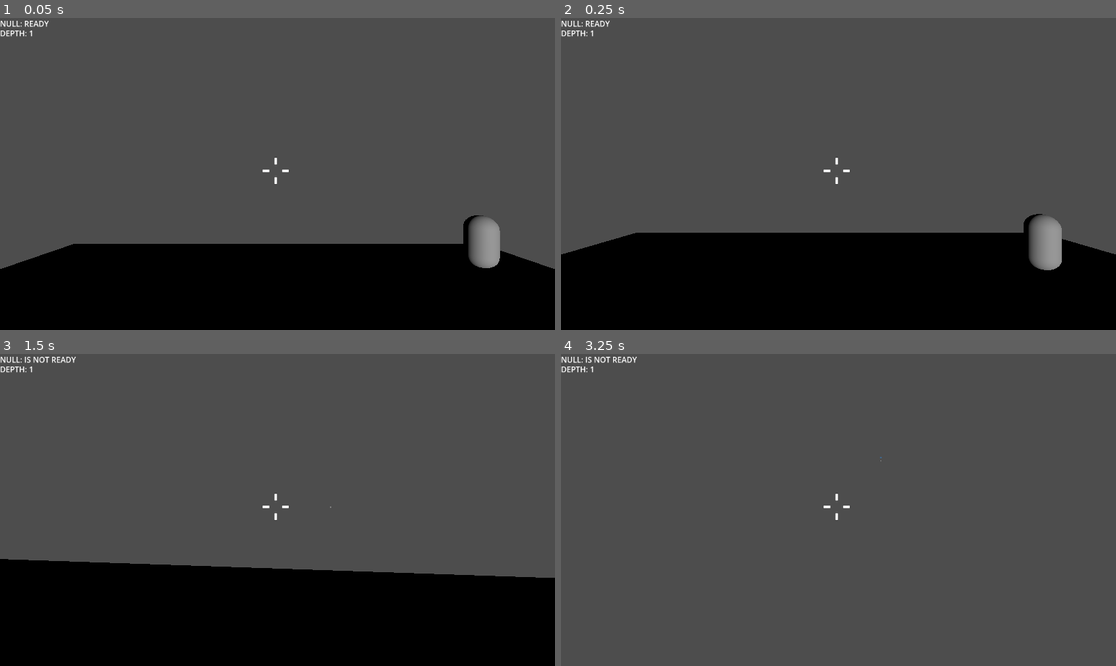
Above: before the commit, frames 1-4 (two rows, left to right).
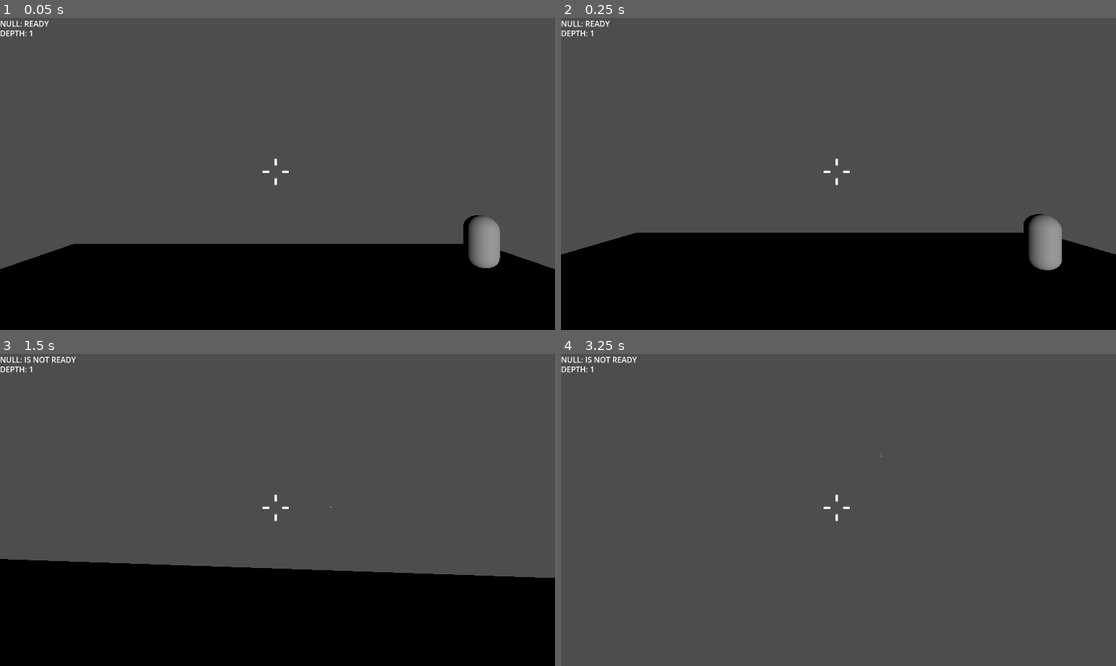
Above: after the commit, the same moments.

Repository: DanieleTrippodo/NULL_IS_NOT_READY_GODOT
Game: Godot game, scene res://Game/Main.tscn
Same seed, same stepped clock (60 frames per second), same inputs: the game is played once before the commit and once after it. The engine's default icon, where the game draws it, is replaced by a stand-in: a white triangle on a blue panel in a dark square.
Inputs (mouse positions are in pixels of both pictures, inside the frame that each line leads up to):
- Up to frame 1 (0.05 s): no input
- Up to frame 2 (0.25 s): no input
- Up to frame 3 (1.5 s): move the mouse to (305, 510) at 0.52 s; press the mouse at (305, 510) at 0.53 s; hold W (move_forward) from 0.53 s (still down); tap Space (jump) at 0.77, 0.8, 1.07, 1.35 s; move the mouse to (249, 510) at 1.27 s; release the mouse at (249, 510) at 1.28 s
- Up to frame 4 (3.25 s): keep holding W (move_forward); tap Space (jump) at 1.52, 1.82, 2.3, 3.02 s; click (810, 510) at 1.55 s; move the mouse to (849, 503) at 2.02 s; hold E (interact) 2.03-2.78 s; tap Enter at 2.75 s; move the mouse to (832, 516) at 2.77 s; click (832, 516) at 2.85 s

The runs differ from the first frame. In frame 1, less than 0.1% of the frame differs, in the area x 47-53%, y 44-54%; in frame 2, less than 0.1%; in frame 3, less than 0.1%; in frame 4, less than 0.1%, in the area x 47-58%, y 31-54%.

Commit message:
Prototype Update
aggiunti elementi rogue like.

Diff:
--- a/Enemies/turret.gd
+++ b/Enemies/turret.gd
@@ -12,6 +12,9 @@
 
 func set_bullet_scene(ps: PackedScene) -> void:
 	bullet_scene = ps
+
+func set_fire_interval(v: float) -> void:
+	fire_interval = v
 
 func _physics_process(delta: float) -> void:
 	if target == null or bullet_scene == null:
--- a/Game/Game.gd
+++ b/Game/Game.gd
@@ -21,7 +21,7 @@
 
 const PLAYER_SAFE_RADIUS: float = 4.0
 
-# raycast floor
+# Floor snap
 const FLOOR_RAY_UP: float = 10.0
 const FLOOR_RAY_DOWN: float = 50.0
 const FLOOR_EPS: float = 0.05
@@ -87,7 +87,7 @@
 	for c: Node in enemies_root.get_children():
 		c.queue_free()
 
-	# spawn points
+	# spawn points (Marker3D)
 	var spawns: Array[Marker3D] = []
 	if arena_instance.has_method("get_spawn_points"):
 		var pts: Array = arena_instance.get_spawn_points()
@@ -95,7 +95,7 @@
 			if s is Marker3D and (s as Marker3D).name != "PlayerSpawn":
 				spawns.append(s as Marker3D)
 
-	# fallback se non ci sono marker
+	# fallback
 	if spawns.is_empty():
 		spawns.append(_make_temp_marker(Vector3(-8, 0, -8)))
 		spawns.append(_make_temp_marker(Vector3( 8, 0, -8)))
@@ -118,7 +118,7 @@
 
 	var used_indices: Array[int] = []
 
-	# spawn chasers
+	# --- Chasers ---
 	for i: int in range(chasers):
 		var e := chaser_scene.instantiate() as Node3D
 		if e == null:
@@ -133,7 +133,7 @@
 		if e.has_method("set_target"):
 			e.set_target(player)
 
-	# spawn turrets
+	# --- Turrets ---
 	for j: int in range(turrets):
 		var t := turret_scene.instantiate() as Node3D
 		if t == null:
@@ -149,6 +149,14 @@
 			t.set_target(player)
 		if t.has_method("set_bullet_scene"):
 			t.set_bullet_scene(enemy_bullet_scene)
+
+		# Applica perk: turrets più lenti
+		if t.has_method("set_fire_interval"):
+			var base_interval: float = 1.6
+			var v: Variant = t.get("fire_interval")
+			if v != null:
+				base_interval = float(v)
+			t.set_fire_interval(base_interval * Run.turret_interval_mult)
 
 	# spawn player safe (dopo i nemici)
 	_place_player_safe(player, spawns)
@@ -166,7 +174,6 @@
 	return rng.randi_range(0, max_count - 1)
 
 func _place_player_safe(player: Node3D, spawns: Array[Marker3D]) -> void:
-	# prova PlayerSpawn se esiste
 	var ps := arena_instance.get_node_or_null("SpawnPoints/PlayerSpawn") as Marker3D
 	if ps != null and _is_position_safe(ps.global_position):
 		_place_body_on_floor(player, ps.global_position)
@@ -228,7 +235,6 @@
 func _compute_body_floor_offset_y(body: Node3D) -> float:
 	var cs: CollisionShape3D = _find_first_collision_shape(body)
 	if cs == null or cs.shape == null:
-		# fallback ragionevole
 		return 1.0 + FLOOR_EPS
 
 	var half_height: float = 0.5
@@ -247,11 +253,8 @@
 		var cyl := shape as CylinderShape3D
 		half_height = cyl.height * 0.5
 
-	# posizione della collision shape in coordinate locali del body (anche se annidata)
 	var cs_y_in_body: float = body.to_local(cs.global_position).y
 	var bottom_local: float = cs_y_in_body - half_height
-
-	# vogliamo che bottom_local arrivi a 0 (pavimento)
 	return -bottom_local + FLOOR_EPS
 
 func _find_first_collision_shape(root: Node) -> CollisionShape3D:
@@ -294,7 +297,7 @@
 
 	var player := player_root.get_child(0) as Node3D
 	var dist: float = player.global_position.distance_to(null_instance.global_position)
-	if dist > 2.0:
+	if dist > Run.pickup_radius:
 		return
 
 	if null_instance.has_method("pickup"):
@@ -315,6 +318,11 @@
 
 	if enemies_alive <= 0:
 		Run.depth += 1
+
+		# PERK random a fine wave
+		Run.grant_random_perk(rng)
+		Signals.perk_granted.emit(Run.last_perk_title, Run.last_perk_desc)
+
 		Signals.depth_changed.emit(Run.depth)
 		_spawn_wave()
 
--- a/Game/Run.gd
+++ b/Game/Run.gd
@@ -1,8 +1,125 @@
+# res://Game/Run.gd
 extends Node
 
 var depth: int = 1
 var null_ready: bool = true
 
+# --- perk state ---
+var null_bounces: int = 0
+var pickup_radius: float = 2.0
+
+var move_speed_mult: float = 1.0
+
+var jump_enabled: bool = false
+var jump_velocity: float = 7.0
+var air_speed_mult: float = 1.0
+
+var flight_time_left: float = 0.0
+
+var turret_interval_mult: float = 1.0
+
+# ultimo perk ottenuto (per HUD)
+var last_perk_title: String = ""
+var last_perk_desc: String = ""
+
+# pool (stringhe per evitare Variant)
+var perk_pool: Array[String] = [
+	"NULL_BOUNCE",
+	"JUMP_UNLOCK",
+	"LONG_JUMP",
+	"FLIGHT_BURST",
+	"MAGNET_PICKUP",
+	"SPRINT",
+	"SLOW_TURRETS"
+]
+
 func reset() -> void:
 	depth = 1
 	null_ready = true
+
+	null_bounces = 0
+	pickup_radius = 2.0
+
+	move_speed_mult = 1.0
+
+	jump_enabled = false
+	jump_velocity = 7.0
+	air_speed_mult = 1.0
+
+	flight_time_left = 0.0
+
+	turret_interval_mult = 1.0
+
+	last_perk_title = ""
+	last_perk_desc = ""
+
+func grant_random_perk(rng: RandomNumberGenerator) -> void:
+	# prova più volte finché non trova un perk “utile”
+	for _i: int in range(20):
+		var id: String = perk_pool[rng.randi_range(0, perk_pool.size() - 1)]
+		if _can_take(id):
+			_apply(id)
+			return
+
+	# fallback
+	_apply("NULL_BOUNCE")
+
+func _can_take(id: String) -> bool:
+	match id:
+		"JUMP_UNLOCK":
+			return not jump_enabled
+		"NULL_BOUNCE":
+			return null_bounces < 3
+		"LONG_JUMP":
+			return air_speed_mult < 2.0
+		"MAGNET_PICKUP":
+			return pickup_radius < 6.0
+		"SPRINT":
+			return move_speed_mult < 2.0
+		"SLOW_TURRETS":
+			return turret_interval_mult < 2.0
+		"FLIGHT_BURST":
+			return true
+		_:
+			return true
+
+func _apply(id: String) -> void:
+	match id:
+		"NULL_BOUNCE":
+			null_bounces = min(null_bounces + 1, 3)
+			last_perk_title = "NULL BOUNCE +1"
+			last_perk_desc = "Il proiettile rimbalza +1 volta (max 3)."
+
+		"JUMP_UNLOCK":
+			jump_enabled = true
+			last_perk_title = "JUMP UNLOCK"
+			last_perk_desc = "Ora puoi saltare."
+
+		"LONG_JUMP":
+			air_speed_mult = min(air_speed_mult + 0.25, 2.0)
+			last_perk_title = "LONG JUMP"
+			last_perk_desc = "Velocità in aria +25% (stackabile)."
+
+		"FLIGHT_BURST":
+			flight_time_left += 3.0
+			last_perk_title = "FLIGHT BURST"
+			last_perk_desc = "+3s di volo (si somma)."
+
+		"MAGNET_PICKUP":
+			pickup_radius = min(pickup_radius + 1.0, 6.0)
+			last_perk_title = "MAGNET PICKUP"
+			last_perk_desc = "Raggio pickup +1m (max 6m)."
+
+		"SPRINT":
+			move_speed_mult = min(move_speed_mult + 0.15, 2.0)
+			last_perk_title = "SPRINT"
+			last_perk_desc = "Velocità movimento +15% (stackabile)."
+
+		"SLOW_TURRETS":
+			turret_interval_mult = min(turret_interval_mult + 0.15, 2.0)
+			last_perk_title = "SLOW TURRETS"
+			last_perk_desc = "Turret più lenti (+15% intervallo)."
+
+		_:
+			last_perk_title = "UNKNOWN"
+			last_perk_desc = "Perk non definito."
--- a/Game/Signals.gd
+++ b/Game/Signals.gd
@@ -9,3 +9,5 @@
 
 signal request_shoot(origin: Vector3, direction: Vector3)
 signal request_pickup
+
+signal perk_granted(title: String, description: String)
--- a/Player/player.gd
+++ b/Player/player.gd
@@ -1,14 +1,19 @@
+# res://Player/Player.gd
 extends CharacterBody3D
 
 @onready var head: Node3D = $Head
 @onready var camera: Camera3D = $Head/Camera
-@onready var shoot_ray: RayCast3D = $Head/ShootRay
 
-var yaw := 0.0
-var pitch := 0.0
+var yaw: float = 0.0
+var pitch: float = 0.0
+
+const GRAVITY: float = 20.0
+var has_fly_down: bool = false
 
 func _ready() -> void:
 	Input.set_mouse_mode(Input.MOUSE_MODE_CAPTURED)
+	set_process_unhandled_input(true)
+	has_fly_down = InputMap.has_action("fly_down")
 
 func _unhandled_input(event: InputEvent) -> void:
 	if event is InputEventMouseMotion and Input.get_mouse_mode() == Input.MOUSE_MODE_CAPTURED:
@@ -30,29 +35,51 @@
 		Signals.request_pickup.emit()
 
 func _physics_process(delta: float) -> void:
+	# input movimento
 	var input_dir := Vector3.ZERO
 	if Input.is_action_pressed("move_forward"):
-		input_dir.z -= 1
+		input_dir.z -= 1.0
 	if Input.is_action_pressed("move_back"):
-		input_dir.z += 1
+		input_dir.z += 1.0
 	if Input.is_action_pressed("move_left"):
-		input_dir.x -= 1
+		input_dir.x -= 1.0
 	if Input.is_action_pressed("move_right"):
-		input_dir.x += 1
-
+		input_dir.x += 1.0
 	input_dir = input_dir.normalized()
 
 	var dir := (transform.basis * input_dir)
-	dir.y = 0
+	dir.y = 0.0
 	dir = dir.normalized()
 
-	velocity.x = dir.x * Constants.PLAYER_SPEED
-	velocity.z = dir.z * Constants.PLAYER_SPEED
+	# speed con perk
+	var speed: float = Constants.PLAYER_SPEED * Run.move_speed_mult
+	if not is_on_floor():
+		speed *= Run.air_speed_mult
 
-	# gravità base
-	if not is_on_floor():
-		velocity.y -= 20.0 * delta
+	velocity.x = dir.x * speed
+	velocity.z = dir.z * speed
+
+	# flight / gravity / jump
+	var flying: bool = Run.flight_time_left > 0.0
+
+	if flying:
+		Run.flight_time_left = max(Run.flight_time_left - delta, 0.0)
+
+		var vy: float = 0.0
+		if Input.is_action_pressed("jump"):
+			vy = Run.jump_velocity
+		elif has_fly_down and Input.is_action_pressed("fly_down"):
+			vy = -Run.jump_velocity
+		velocity.y = vy
+
 	else:
-		velocity.y = 0.0
+		if is_on_floor():
+			# salto sbloccato: qui NON verrà sovrascritto
+			if Run.jump_enabled and Input.is_action_just_pressed("jump"):
+				velocity.y = Run.jump_velocity
+			else:
+				velocity.y = -1.0
+		else:
+			velocity.y -= GRAVITY * delta
 
 	move_and_slide()
--- a/UI/hud.gd
+++ b/UI/hud.gd
@@ -7,17 +7,28 @@
 @onready var crosshair: Control = $Crosshair
 @onready var crosshair_tex: TextureRect = $Crosshair/CrosshairTex
 
+@onready var perk_label: Label = $PerkLabel
+@onready var perk_timer: Timer = $PerkTimer
+
 var base_size: Vector2 = Vector2(18, 18)
 var not_ready_size: Vector2 = Vector2(10, 10)
 
 func _ready() -> void:
+	# consigliato: HUD non deve “mangiare” input mouse
+	mouse_filter = Control.MOUSE_FILTER_IGNORE
+
 	Signals.null_ready_changed.connect(_on_null_ready_changed)
 	Signals.depth_changed.connect(_on_depth_changed)
+	Signals.perk_granted.connect(_on_perk_granted)
+
+	perk_timer.timeout.connect(_on_perk_timeout)
+
 	_update_all()
 
 func _update_all() -> void:
 	_on_null_ready_changed(Run.null_ready)
 	_on_depth_changed(Run.depth)
+	perk_label.visible = false
 
 func _on_null_ready_changed(is_ready: bool) -> void:
 	status_label.text = "NULL: READY" if is_ready else "NULL: IS NOT READY"
@@ -26,6 +37,16 @@
 func _on_depth_changed(d: int) -> void:
 	depth_label.text = "DEPTH: %d" % d
 
+# ---- Perk popup ----
+func _on_perk_granted(title: String, description: String) -> void:
+	perk_label.text = "%s\n%s" % [title, description]
+	perk_label.visible = true
+	perk_timer.start() # usa Wait Time impostato nel Timer
+
+func _on_perk_timeout() -> void:
+	perk_label.visible = false
+
+# ---- Crosshair API ----
 func _set_crosshair_ready(is_ready: bool) -> void:
 	var crosshair_size := base_size if is_ready else not_ready_size
 	_set_crosshair_size(crosshair_size)
--- a/UI/hud.tscn
+++ b/UI/hud.tscn
@@ -43,11 +43,31 @@
 anchor_right = 0.5
 anchor_bottom = 0.5
 offset_left = -33.5
-offset_top = -36.0
+offset_top = -34.0
 offset_right = 33.5
-offset_bottom = 36.0
+offset_bottom = 38.0
 grow_horizontal = 2
 grow_vertical = 2
 mouse_filter = 2
 texture = ExtResource("2_bytes")
 stretch_mode = 4
+
+[node name="PerkLabel" type="Label" parent="."]
+visible = false
+layout_mode = 1
+anchors_preset = 5
+anchor_left = 0.5
+anchor_right = 0.5
+offset_left = -250.0
+offset_top = 60.0
+offset_right = 250.0
+offset_bottom = 83.0
+grow_horizontal = 2
+theme_override_font_sizes/font_size = 16
+horizontal_alignment = 1
+vertical_alignment = 1
+autowrap_mode = 1
+
+[node name="PerkTimer" type="Timer" parent="."]
+wait_time = 2.5
+one_shot = true
--- a/Weapons/null_projectile.gd
+++ b/Weapons/null_projectile.gd
@@ -10,8 +10,7 @@
 var traveled: float = 0.0
 var t: float = 0.0
 
-# Debug toggle (metti false quando hai finito)
-const DEBUG_HITS := true
+var bounces_left: int = 0
 
 func fire(origin: Vector3, direction: Vector3) -> void:
 	var dir := direction.normalized()
@@ -20,23 +19,22 @@
 	state = State.FIRED
 	traveled = 0.0
 	t = 0.0
+
+	bounces_left = Run.null_bounces
 	pickup_indicator.visible = false
 
 func _physics_process(delta: float) -> void:
 	t += delta
 
-	# animazione indicatore quando a terra
 	if state == State.DROPPED:
 		pickup_indicator.position.y = 0.7 + sin(t * 6.0) * 0.08
 		return
 
-	# === FIRED ===
 	var from_pos: Vector3 = global_position
 	var step: Vector3 = velocity * delta
 	var to_pos: Vector3 = from_pos + step
 	traveled += step.length()
 
-	# Sweep raycast: evita di attraversare i collider
 	var space := get_world_3d().direct_space_state
 	var query := PhysicsRayQueryParameters3D.create(from_pos, to_pos)
 	query.exclude = [self]
@@ -45,25 +43,26 @@
 
 	var hit: Dictionary = space.intersect_ray(query)
 	if hit.size() > 0:
-		global_position = hit["position"]
-
+		var hit_pos: Vector3 = hit["position"]
+		var hit_n: Vector3 = hit.get("normal", Vector3.UP)
 		var collider: Object = hit.get("collider", null)
 
-		if DEBUG_HITS:
-			var cname := "null"
-			if collider != null:
-				cname = collider.get_class()
-			print("[NULL HIT] collider=", collider, " class=", cname)
-			if collider is Node:
-				print("[NULL HIT] groups=", (collider as Node).get_groups())
-			if hit.has("position"):
-				print("[NULL HIT] pos=", hit["position"])
-			if hit.has("normal"):
-				print("[NULL HIT] normal=", hit["normal"])
+		global_position = hit_pos
 
+		# enemy kill
 		var enemy_node := _find_enemy_node(collider)
 		if enemy_node != null:
-			_hit_enemy(enemy_node)
+			Signals.enemy_killed.emit(enemy_node)
+			Signals.null_ready_changed.emit(true)
+			queue_free()
+			return
+
+		# bounce (solo su non-enemy)
+		if bounces_left > 0:
+			bounces_left -= 1
+			velocity = velocity.bounce(hit_n)
+			# piccolo offset per evitare ri-hit immediato
+			global_position = hit_pos + hit_n * 0.05
 			return
 
 		_drop()
@@ -85,14 +84,6 @@
 		n = n.get_parent()
 	return null
 
-func _hit_enemy(enemy: Node) -> void:
-	if DEBUG_HITS:
-		print("[NULL KILL] enemy=", enemy, " groups=", enemy.get_groups())
-
-	Signals.enemy_killed.emit(enemy)
-	Signals.null_ready_changed.emit(true)
-	queue_free()
-
 func _drop() -> void:
 	state = State.DROPPED
 	velocity = Vector3.ZERO
--- a/project.godot
+++ b/project.godot
@@ -63,3 +63,8 @@
 "events": [Object(InputEventKey,"resource_local_to_scene":false,"resource_name":"","device":-1,"window_id":0,"alt_press …(192 unchanged characters)…
 ]
 }
+fly_down={
+"deadzone": 0.2,
+"events": [Object(InputEventKey,"resource_local_to_scene":false,"resource_name":"","device":-1,"window_id":0,"alt_pressed":false,"shift_pressed":false,"ctrl_pressed":false,"meta_pressed":false,"pressed":false,"keycode":0,"physical_keycode":4194326,"key_label":0,"unicode":0,"location":0,"echo":false,"script":null)
+]
+}
